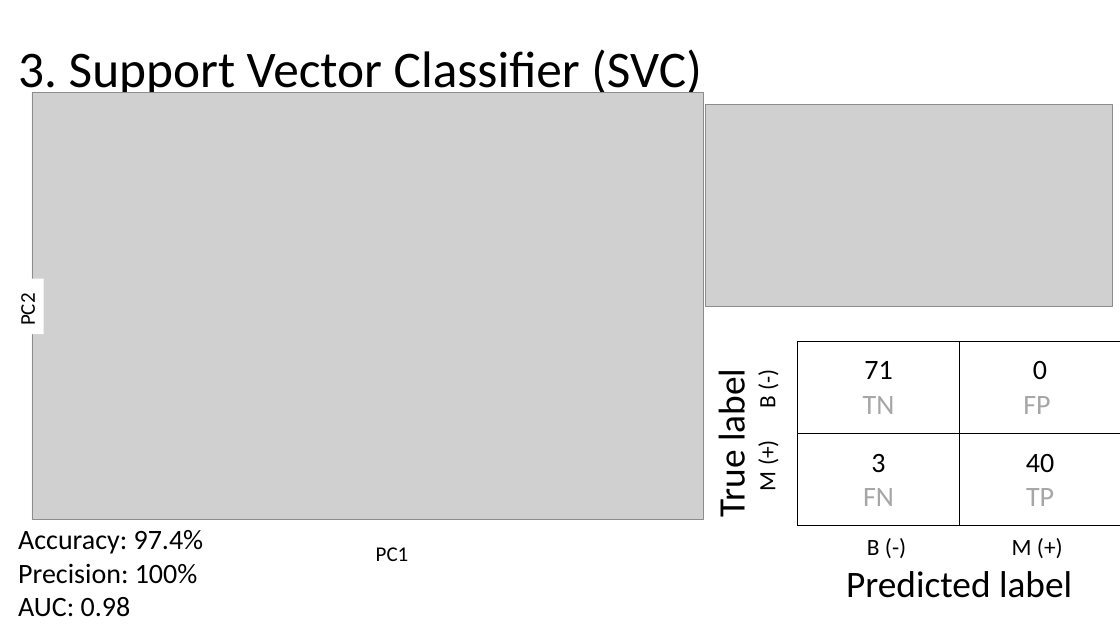
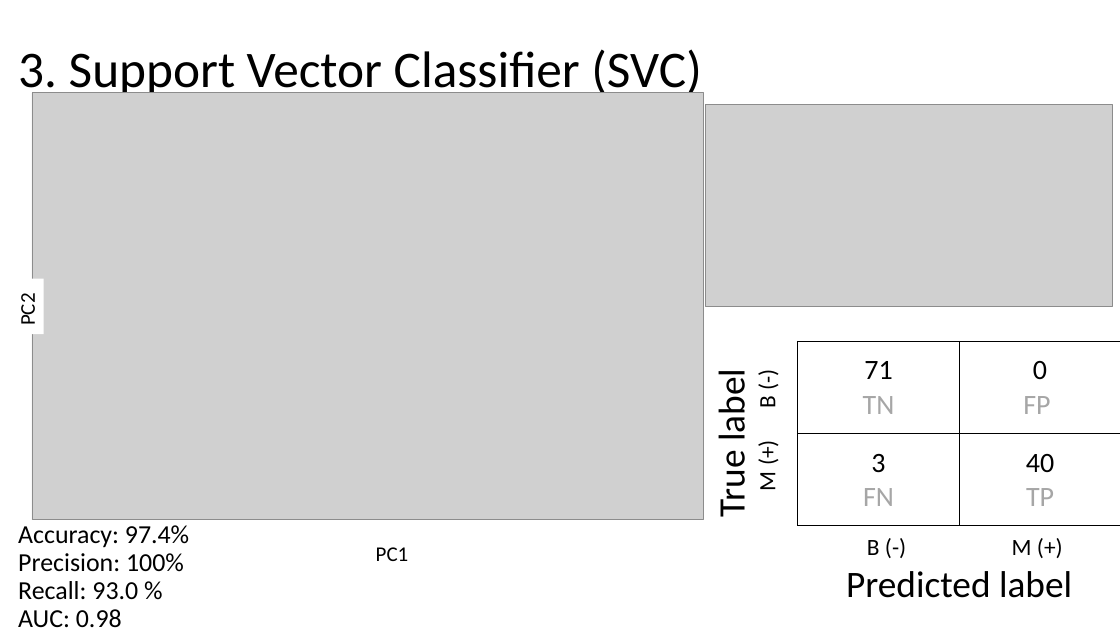
Before and after one commit to yoonichung/BreastCancerPrediction, a slide deck: slide 10 of Team7.pptx. Drawn at 1120x630 pixels with LibreOffice and Linux fonts; fonts in the diff are those of the drawing; grey boxes stand for pictures. Boxes give left, top, right and bottom in pixels: in the first picture for what was removed or moved away, otherwise in the second. Text is boxed around its words. In the diff, an @@ line names an element or a change of style, - is before the commit and + after.

```diff
--- a/Team7.pptx
+++ b/Team7.pptx
@@ text at box(18, 525, 189, 627): size 24 to 22.2 pt in "Accuracy: 97.4%", "Precision: 100%", "AUC: 0.98"; line spacing 1 to 0.9 @@
@@ text at box(18, 581, 138, 599): paragraph added @@
+Recall: 93.0 %
```
Also in this commit, not shown: 4 other slides changed, 2 other files.
